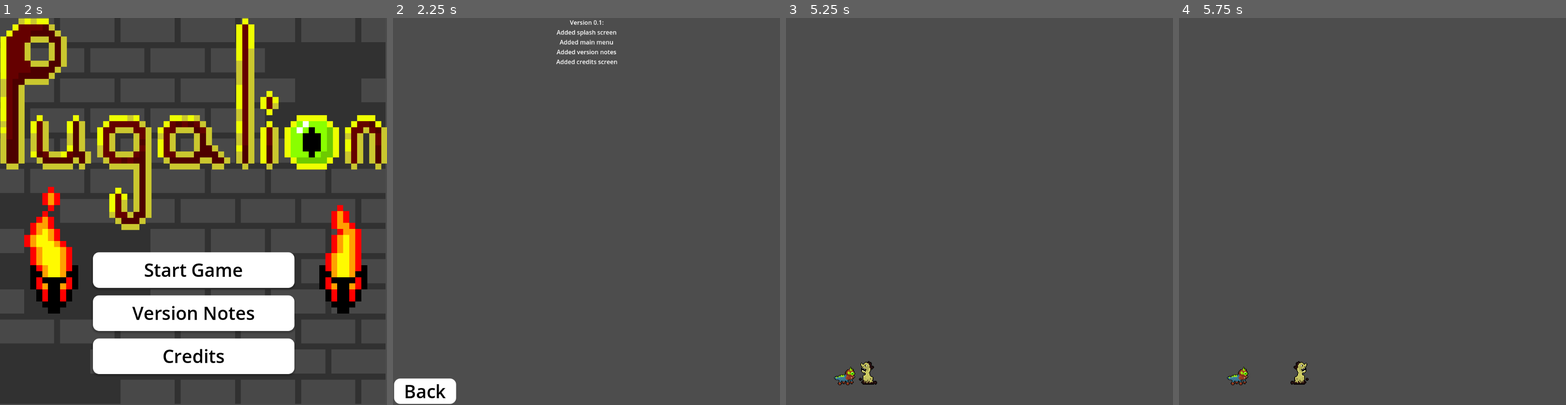
Above: before the commit, frames 1-4 (left to right).
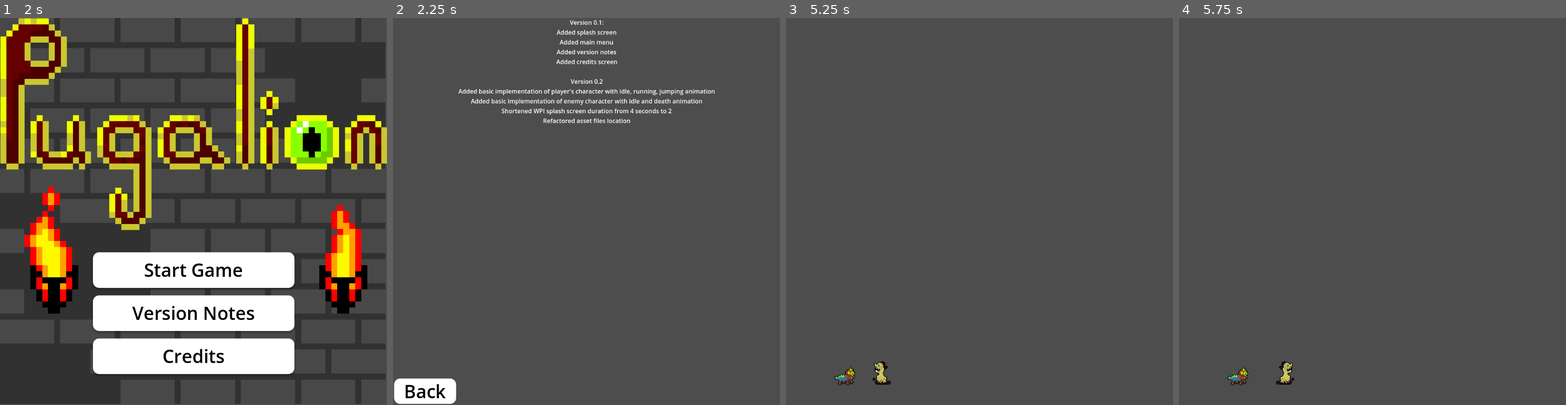
Above: after the commit, the same moments.

Repository: vhmnguyen/IMGD1001-Game-Project
Game: Godot game, scene res://scenes/splash_screen.tscn
Two runs of this game, one before a commit and one after it. Both use one fixed random seed, a clock stepped at 60 frames per second and the inputs below.
Inputs:
- Up to frame 1 (2 s): hold Right (move_right) from 0.53 s (still down); tap Space (jump) at 0.6, 0.77, 1.07, 1.35, 1.52, 1.82 s
- Up to frame 2 (2.25 s): release Right (move_right) at 2 s; click "Version Notes" at 2 s
- Up to frame 3 (5.25 s): click "Back" at 2.75 s; click "Credits" at 3.5 s; click "Back" at 4.25 s; click "Start Game" at 5 s
- Up to frame 4 (5.75 s): no input

Frame 1 is identical in both runs. In frame 2, 1.3% of the frame differs, in the area x 16-84%, y 15-28%; in frame 3, 0.3%; in frame 4, 0.3%.

Commit message:
Fixed issue introduced when renaming Main_Menu.tscn to main_menu.tscn

Diff:
--- a/project.godot
+++ b/project.godot
@@ -10,7 +10,7 @@
 
 [application]
 
-config/name="IMGD 1800 Game"
+config/name="IMGD 1001 Game"
 run/main_scene="uid://depeexxbn8054"
 config/features=PackedStringArray("4.5", "Forward Plus")
 config/icon="res://icon.svg"
--- a/scenes/game.tscn
+++ b/scenes/game.tscn
@@ -6,7 +6,6 @@
 [sub_resource type="WorldBoundaryShape2D" id="WorldBoundaryShape2D_uwrxv"]
 
 [node name="Game" type="Node2D"]
-position = Vector2(-1, 9)
 
 [node name="Pugalion" parent="." instance=ExtResource("1_uwrxv")]
 position = Vector2(46, 32)
@@ -22,4 +21,4 @@
 shape = SubResource("WorldBoundaryShape2D_uwrxv")
 
 [node name="GroundGoblin" parent="." instance=ExtResource("2_yqjtg")]
-position = Vector2(70, 23)
+position = Vector2(79, 23)
--- a/scenes/version_notes.tscn
+++ b/scenes/version_notes.tscn
@@ -67,7 +67,13 @@
 Added splash screen
 Added main menu
 Added version notes
-Added credits screen"
+Added credits screen
+
+Version 0.2
+Added basic implementation of player's character with idle, running, jumping animation
+Added basic implementation of enemy character with idle and death animation
+Shortened WPI splash screen duration from 4 seconds to 2
+Refactored asset files location"
 horizontal_alignment = 1
 vertical_alignment = 3
 autowrap_mode = 2
--- a/scripts/credits.gd
+++ b/scripts/credits.gd
@@ -12,4 +12,4 @@
 
 func _on_back_pressed() -> void:
 	ButtonClickSfx.play_click()
-	get_tree().change_scene_to_file("res://scenes/Main_Menu.tscn")
+	get_tree().change_scene_to_file("res://scenes/main_menu.tscn")
--- a/scripts/main_menu.gd
+++ b/scripts/main_menu.gd
@@ -19,4 +19,4 @@
 
 func _on_credits_pressed() -> void:
 	ButtonClickSfx.play_click()
-	get_tree().change_scene_to_file("res://scenes/Credits.tscn")
+	get_tree().change_scene_to_file("res://scenes/credits.tscn")
--- a/scripts/splash_screen.gd
+++ b/scripts/splash_screen.gd
@@ -2,4 +2,4 @@
 
 
 func _on_animation_player_animation_finished(_anim_name: StringName) -> void:
-	get_tree().change_scene_to_file("res://scenes/Main_Menu.tscn")
+	get_tree().change_scene_to_file("res://scenes/main_menu.tscn")
--- a/scripts/version_notes.gd
+++ b/scripts/version_notes.gd
@@ -11,4 +11,4 @@
 
 func _on_back_button_pressed() -> void:
 	ButtonClickSfx.play_click()
-	get_tree().change_scene_to_file("res://scenes/Main_Menu.tscn")
+	get_tree().change_scene_to_file("res://scenes/main_menu.tscn")
